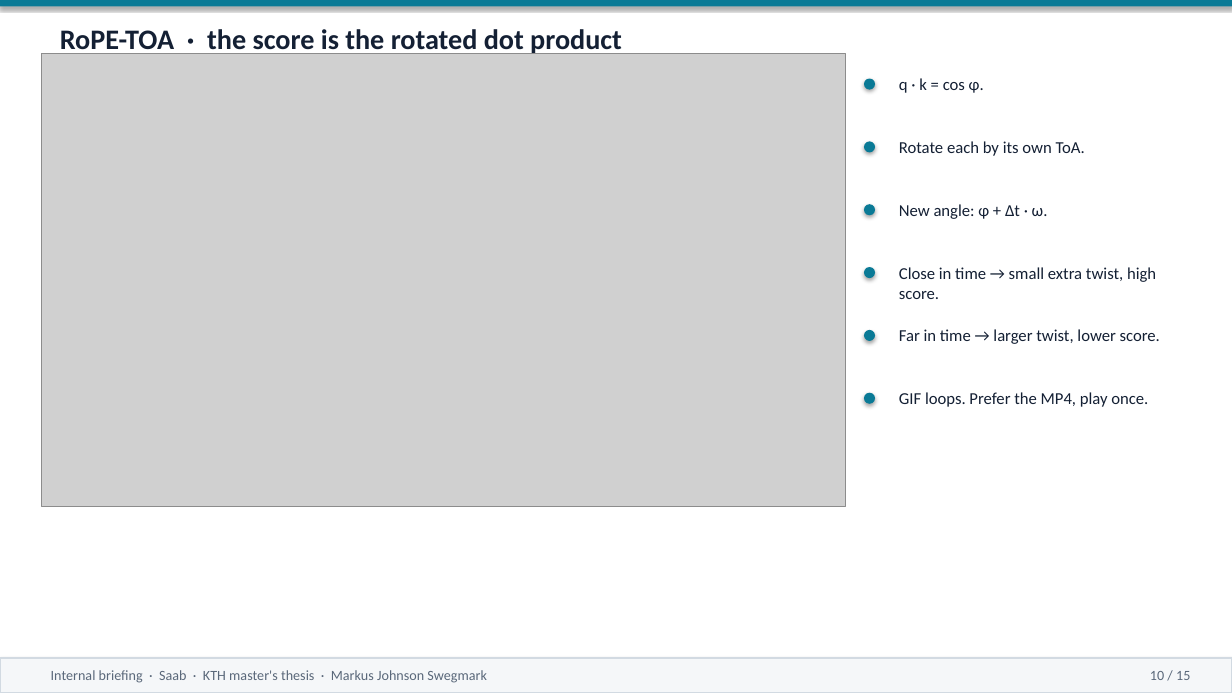
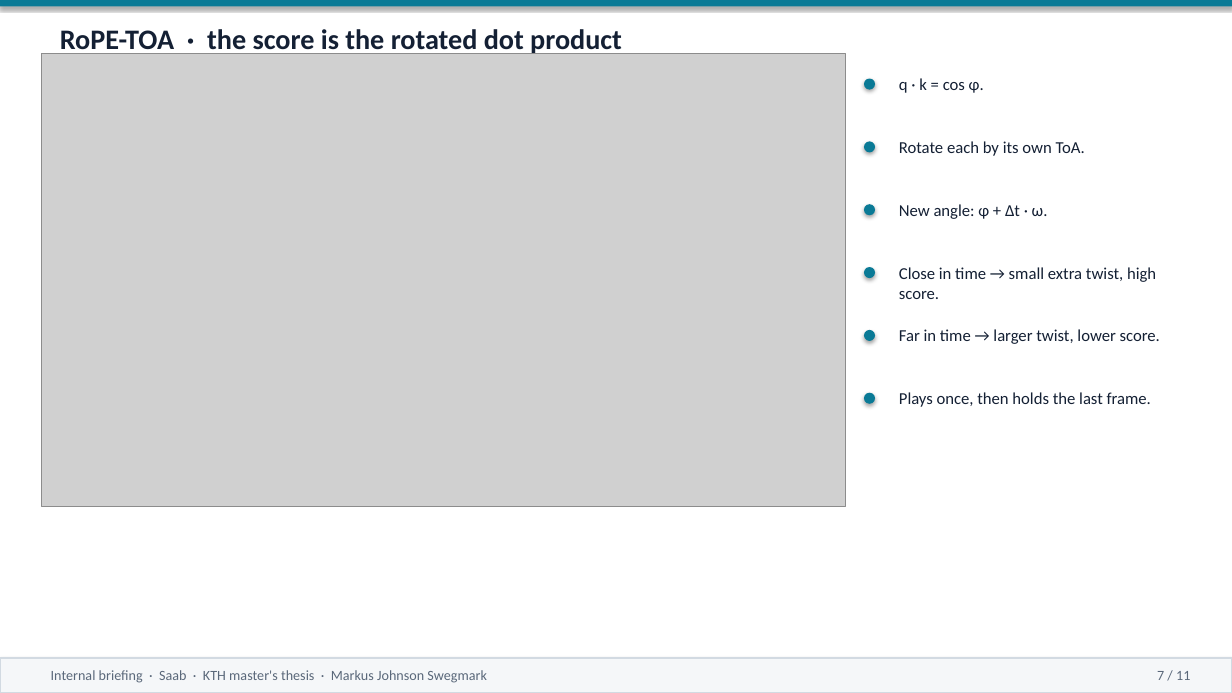
Before and after one commit to macktron/masters-thesis, a slide deck: slide 7 of presentation/Saab_internal_briefing.pptx (slide 10 before the commit). Drawn at 1232x693 pixels with LibreOffice and Linux fonts; fonts in the diff are those of the drawing; grey boxes stand for pictures. Boxes give left, top, right and bottom in pixels: in the first picture for what was removed or moved away, otherwise in the second. Text is boxed around its words. In the diff, an @@ line names an element or a change of style, - is before the commit and + after.

```diff
--- a/presentation/Saab_internal_briefing.pptx
+++ b/presentation/Saab_internal_briefing.pptx
@@ text at <box>899,392,1151,407</box>: text changed @@
-GIF loops. Prefer the MP4, play once.
+Plays once, then holds the last frame.
@@ text at <box>1157,671,1190,680</box>: text changed @@
-10 / 15
+7 / 11
```
Also in this commit, not shown: 10 other slides changed, 4 slides removed, 22 other files.
